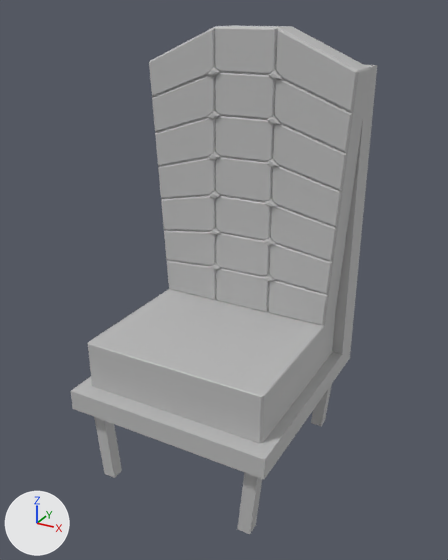
Before and after pictures for a commit that changed the FBX model Assets/Models/Static Mesh/STM_DiningChair.fbx.
Before and after are seen from a 50 mm lens placed at (1.35, -2.43, 1.04), pointed at (0.03, -0.01, -0.17). Every picture has the same lights, and +X, +Y and +Z are marked at lower left. Where no turn or scale is listed for an object, it has been applied to the vertices.
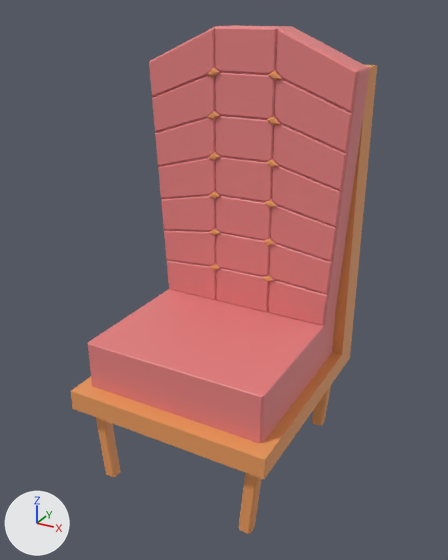
What differs and where, as boxes [x1, y1, x2, y2] in the pictures (448 x 560 px):
```json
{"part": 1, "of": "me_mesh", "change": "rebuilt", "before": [94, 417, 122, 478], "after": [96, 418, 121, 477], "on screen": "10% narrower"}
{"part": 2, "of": "me_mesh", "change": "rebuilt", "before": [237, 472, 262, 534], "after": [238, 473, 262, 534]}
{"part": 3, "of": "me_mesh", "change": "built on", "before": [311, 384, 332, 426], "after": [311, 386, 331, 424]}
{"part": 4, "of": "me_mesh", "change": "recoloured", "before": [88, 25, 370, 443], "after": [88, 25, 370, 443], "on screen": "grey to pink"}
{"part": 5, "of": "me_mesh", "change": "recoloured", "before": [71, 65, 377, 479], "after": [71, 65, 377, 479], "on screen": "grey to orange"}
```

The change, as JSON lines over the scene's bpy script:
```json
{"op": "add", "block": "mat_envgold_3", "code": ["mat_envgold_3 = principled_material('EnvGold_3')", "mat_envgold_3.base_color = (0.826, 0.332, 0.112)  # orange #ea9c5e"]}
{"op": "add", "block": "mat_envred_3", "code": ["mat_envred_3 = principled_material('EnvRed_3')", "mat_envred_3.base_color = (0.79, 0.221, 0.221)  # pink #e68181"]}
{"block": "me_mesh", "where": "# used by ob_pcube94; location = (0.0, 0.0, -0.114)"}
{"op": "remove", "block": "me_mesh", "code": "me_mesh.from_pydata(...)  # 636 vertices, 570 faces; spans x -0.53..0.53, y -0.56..0.56, z -1.07..1.07"}
{"op": "add", "block": "me_mesh", "code": "me_mesh.from_pydata(...)  # 666 vertices, 585 faces; spans x -0.53..0.53, y -0.56..0.56, z -1.07..1.07"}
{"block": "me_mesh", "change": "me_mesh part 1: the loose piece of 8 vertices spanning x -0.46..-0.36, y -0.48..-0.42, z -1.07..-0.65 is rebuilt with 16 vertices and now spans x -0.46..-0.36, y -0.48..-0.42, z -1.07..-0.65, in mat_envgold_3 (orange #ea9c5e)"}
{"block": "me_mesh", "change": "me_mesh part 2: the loose piece of 8 vertices spanning x 0.36..0.46, y -0.48..-0.42, z -1.07..-0.65 is rebuilt with 16 vertices and now spans x 0.36..0.46, y -0.48..-0.42, z -1.07..-0.65, in mat_envgold_3 (orange #ea9c5e)"}
{"block": "me_mesh", "change": "me_mesh part 3"}
{"block": "me_mesh", "change": "3 faces are deleted"}
{"block": "me_mesh", "change": "8 vertices move from x 0.36..0.46, y 0.44..0.5, z -1.07..-0.65 to x 0.37..0.46, y 0.44..0.49, z -1.07..-0.65"}
{"block": "me_mesh", "change": "8 vertices are added at x 0.36..0.45, y 0.45..0.5, z -1.07..-0.65"}
{"block": "me_mesh", "change": "7 new faces join them, mat_envgold_3 (orange #ea9c5e)"}
{"block": "me_mesh", "change": "me_mesh part 4: 472 faces spanning x -0.53..0.53, y -0.48..0.4, z -0.55..1.07 switch from mat_lambert1 (grey #bcbcbc) to mat_envred_3 (pink #e68181)"}
{"block": "me_mesh", "change": "me_mesh part 5: 77 faces spanning x -0.52..0.52, y -0.56..0.56, z -1.07..0.91 switch from mat_lambert1 (grey #bcbcbc) to mat_envgold_3 (orange #ea9c5e)"}
```
